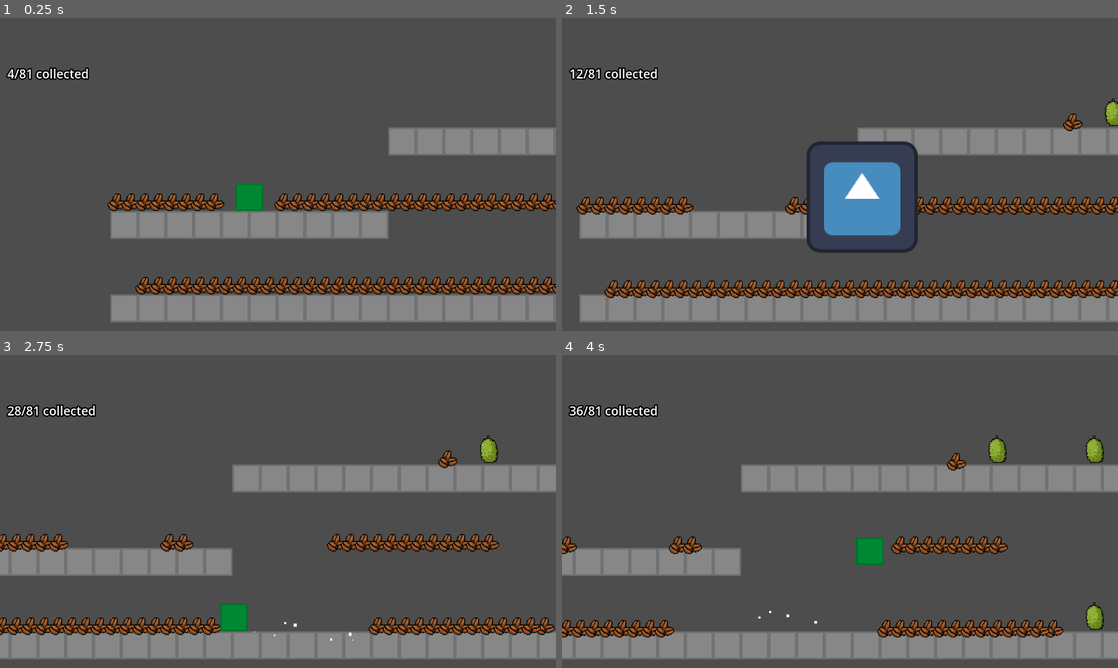
Above: before the commit, frames 1-4 (two rows, left to right).
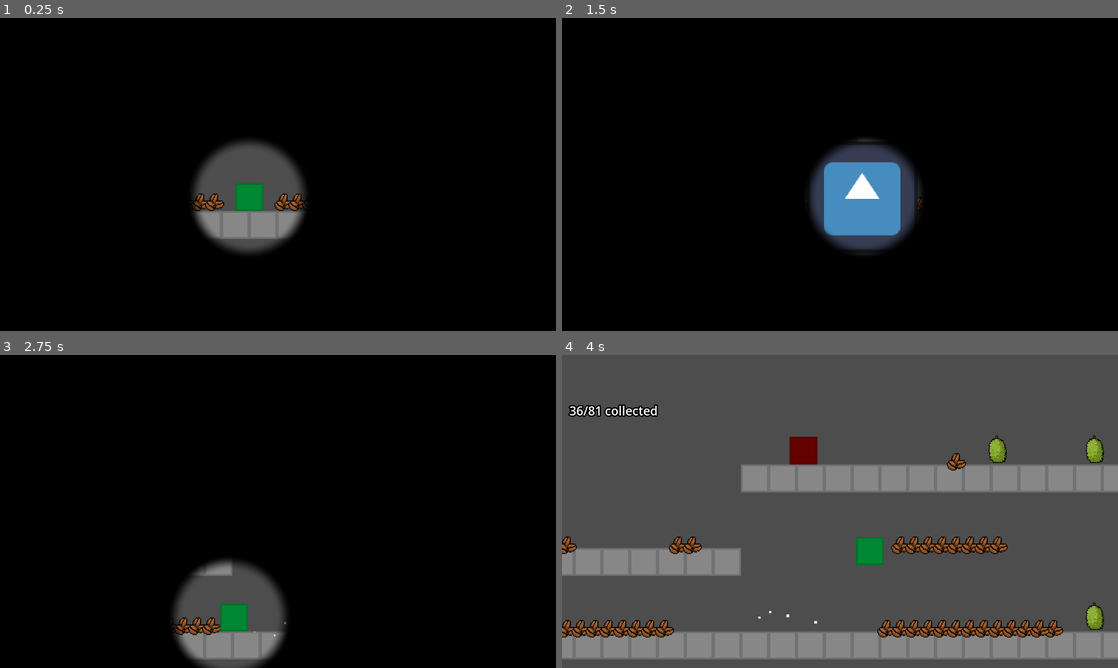
Above: after the commit, the same moments.

Repository: JumbledOne/RPHGameProject
Game: Godot game, scene res://scenes/game_scene/game_scene.tscn
Two runs of this game, one before a commit and one after it. Both use one fixed random seed, a clock stepped at 60 frames per second and the inputs below. The engine's default icon, where the game draws it, is replaced by a stand-in: a white triangle on a blue panel in a dark square.
Inputs:
- Up to frame 1 (0.25 s): no input
- Up to frame 2 (1.5 s): tap Enter at 0.5 s; hold I (ability) 0.53-1.28 s; hold D (right) from 0.53 s (still down); tap Space (jump) at 0.77 s; tap E (attack) at 1.35 s
- Up to frame 3 (2.75 s): tap Space (jump) at 1.52 s; release D (right) at 2.03 s; hold A (left) from 2.03 s (still down); hold I (ability) from 2.03 s (still down)
- Up to frame 4 (4 s): release A (left) at 2.78 s; release I (ability) at 2.78 s; hold D (right) from 2.78 s (still down); tap E (attack) at 2.85 s; tap Space (jump) at 3.02, 3.77 s; hold I (ability) from 3.53 s (still down)

The runs differ from the first frame. In frame 1, 93% of the frame differs, in the area x 0-100%, y 0-100%; in frame 2, 93%; in frame 3, 94%; in frame 4, 0.5%.

Commit message:
moved files

Diff:
--- a/src/scenes/game_scene/Blind_Overlay.tscn
+++ b/src/scenes/game_scene/Blind_Overlay.tscn
@@ -1,6 +1,6 @@
 [gd_scene format=3 uid="uid://cctkd37r6nwkq"]
 
-[ext_resource type="Shader" uid="uid://d3uwdljrhj737" path="res://scripts/enemy/Shaders/blind_shader.gdshader" id="1_vl6k8"]
+[ext_resource type="Shader" uid="uid://d3uwdljrhj737" path="res://scripts/Shaders/blind_shader.gdshader" id="1_vl6k8"]
 
 [sub_resource type="ShaderMaterial" id="ShaderMaterial_3di6p"]
 shader = ExtResource("1_vl6k8")
--- a/src/scenes/game_scene/game_scene.tscn
+++ b/src/scenes/game_scene/game_scene.tscn
@@ -1,11 +1,12 @@
 [gd_scene format=4 uid="uid://bl40gfmg0jtsb"]
 
 [ext_resource type="Texture2D" uid="uid://ciaxb2mesyvra" path="res://assets/sprites/test_square.png" id="1_xb203"]
+[ext_resource type="PackedScene" uid="uid://chvq3ik2tmxir" path="res://scripts/enemy/Scenes/Spanish_Colonizer.tscn" id="2_3di6p"]
 [ext_resource type="Script" uid="uid://d22cgg754fheg" path="res://scripts/player/player_camera/player_camera.gd" id="2_ducuf"]
 [ext_resource type="Texture2D" uid="uid://p5p4kheh71sg" path="res://assets/sprites/tilemap.png" id="2_j8flk"]
 [ext_resource type="PackedScene" uid="uid://dqfx6qteghxjv" path="res://scripts/player/player_spawner/player_spawner.tscn" id="3_j8flk"]
-[ext_resource type="PackedScene" uid="uid://cctkd37r6nwkq" path="res://scenes/game_scene/Blind_Overlay.tscn" id="6_hqmgi"]
-[ext_resource type="Script" uid="uid://bohety71r5ttc" path="res://scripts/Overlays/Blind_Overlay.gd" id="7_3di6p"]
+[ext_resource type="PackedScene" uid="uid://cctkd37r6nwkq" path="res://scenes/game_scene/blind_overlay.tscn" id="6_hqmgi"]
+[ext_resource type="Script" uid="uid://bohety71r5ttc" path="res://scripts/overlay/Blind_Overlay.gd" id="7_3di6p"]
 [ext_resource type="PackedScene" uid="uid://vmsxvdlgsokl" path="res://scenes/game_scene/game_ui.tscn" id="7_201br"]
 [ext_resource type="PackedScene" uid="uid://bmnx81gdn0jd6" path="res://scenes/game_scene/durian.tscn" id="7_j6s53"]
 [ext_resource type="PackedScene" uid="uid://b7cwtkfr5atuj" path="res://scenes/game_scene/collectible.tscn" id="7_wmtvo"]
@@ -123,6 +124,9 @@
 [node name="GameScene" type="Node2D" unique_id=211181931]
 script = SubResource("GDScript_8p81m")
 
+[node name="SpanishColonizer" parent="." unique_id=565006692 instance=ExtResource("2_3di6p")]
+position = Vector2(360, -175)
+
 [node name="TileMapLayer" type="TileMapLayer" parent="." unique_id=1822924676]
 tile_map_data = PackedByteArray("AAAIAP//AQAAAAAAAAAHAP//AQAAAAAAAAAGAP//AQAAAAAAAAAFAP//AQAAAAAAAAAEAP//AQAAAAAAAAADAP …(976 unchanged characters)…
 tile_set = SubResource("TileSet_201br")
@@ -148,5 +152,4 @@
 [node name="GameUi" parent="." unique_id=271816190 instance=ExtResource("7_201br")]
 
 [node name="BlindOverlay" parent="." unique_id=1339188969 instance=ExtResource("6_hqmgi")]
-visible = false
 script = ExtResource("7_3di6p")
Renamed: src/scripts/enemy/Shaders/blind_shader.gdshader -> src/scripts/Shaders/blind_shader.gdshader
Renamed: src/scripts/enemy/Shaders/blind_shader.gdshader.uid -> src/scripts/Shaders/blind_shader.gdshader.uid
Renamed: src/scripts/Overlays/Blind_Overlay.gd -> src/scripts/overlay/Blind_Overlay.gd
Renamed: src/scripts/Overlays/Blind_Overlay.gd.uid -> src/scripts/overlay/Blind_Overlay.gd.uid
